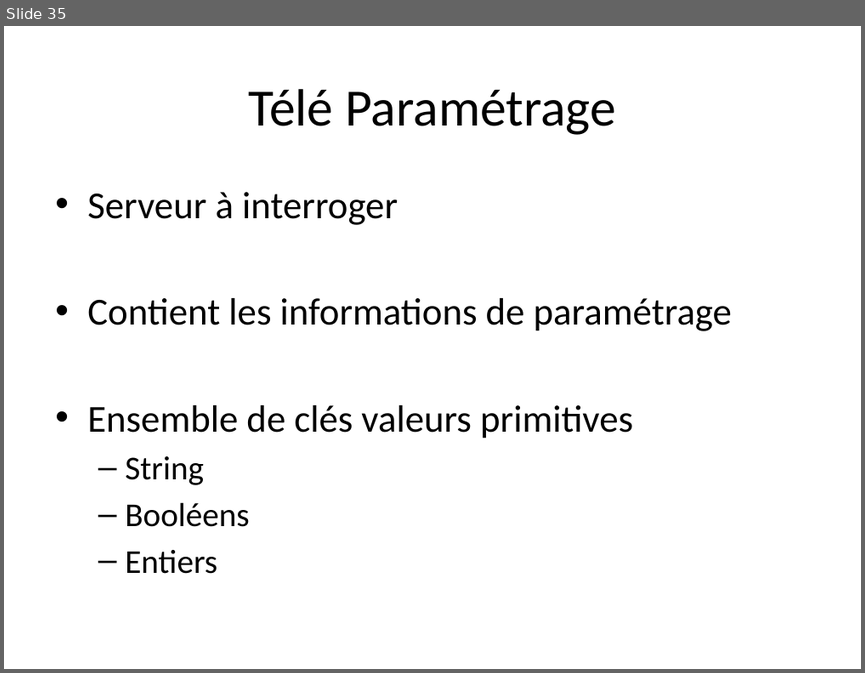
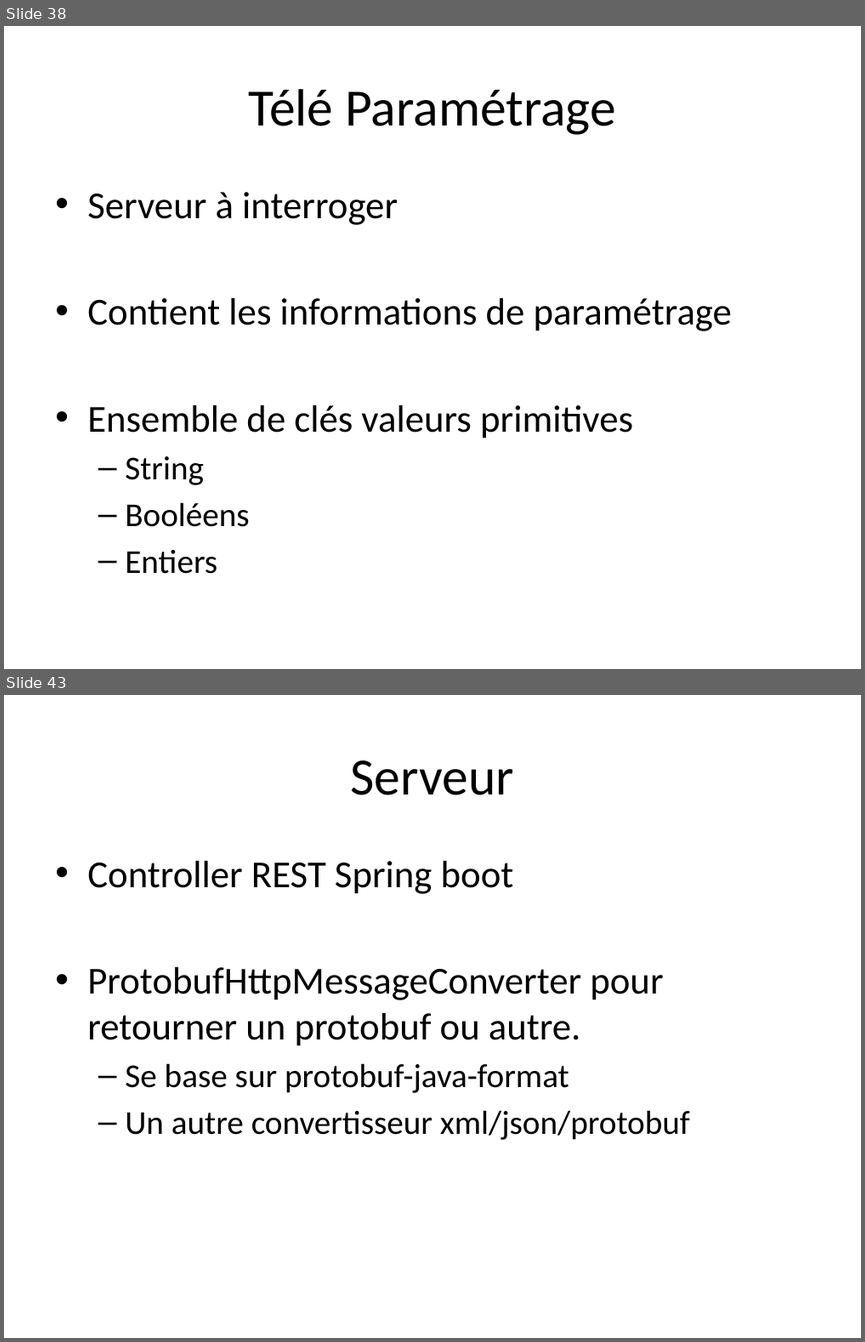
Before and after one commit to TheCopycat/protobuf-powered-android, a slide deck: protobuf-powered.pptx. Shown one above the other, each under a label of ours: slide 35 before the commit, slides 38 and 43 after it; the slides between them are not shown. The pictures are 865x673 and 865x1342 pixels, drawn with LibreOffice and Linux fonts; fonts in the diff are those of the drawing. Boxes give left, top, right and bottom in pixels: in the first picture for what was removed or moved away, otherwise in the second. Text is boxed around its words. In the diff, an @@ line names an element or a change of style, - is before the commit and + after.

```diff
--- a/protobuf-powered.pptx
+++ b/protobuf-powered.pptx
@@ slide 43 added at (4,695,861,1338), background #FFFFFF @@
@@ title added at (351,760,515,795), 44 pt, text #000000 @@
+Serveur
@@ text added at (87,861,690,1140), 32 pt, text #000000 @@
+• Controller REST Spring boot
+• ProtobufHttpMessageConverter pour retourner un protobuf ou autre.
+  – Se base sur protobuf-java-format
+  – Un autre convertisseur xml/json/protobuf
@@ what was slide 35 is now slide 38 @@
```
Also in this commit, not shown: 3 slides changed, 11 other slides added, 3 slides removed.
